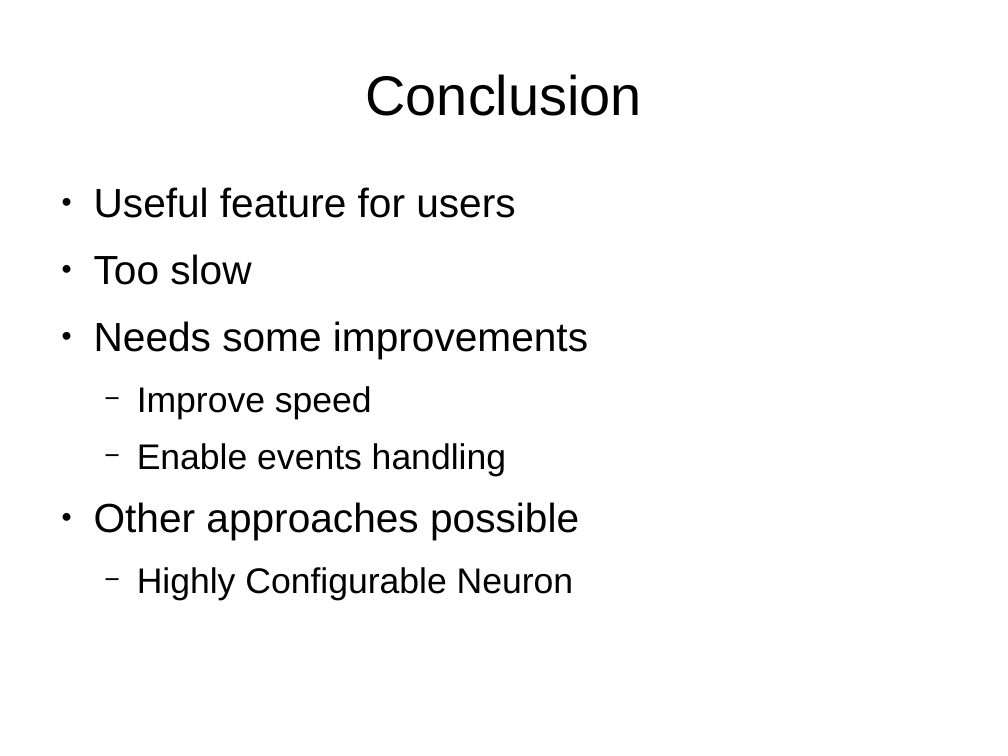
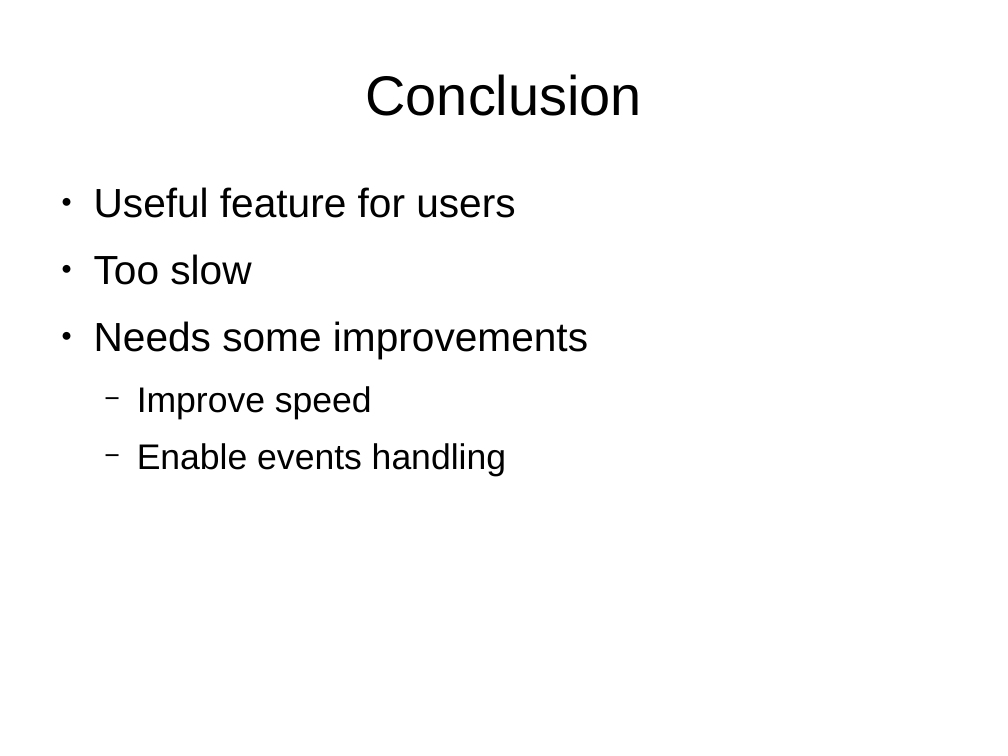
Before and after one commit to gewaltig/cython-neuron, a slide deck: slide 14 of doc/Bachelor Project Documentation/Presentation/Bachelor Project Presentation.odp. Drawn at 1008x756 pixels with LibreOffice and Linux fonts; fonts in the diff are those of the drawing. Boxes give left, top, right and bottom in pixels: in the first picture for what was removed or moved away, otherwise in the second. Text is boxed around its words. In the diff, an @@ line names an element or a change of style, - is before the commit and + after.

```diff
--- a/doc/Bachelor Project Documentation/Presentation/Bachelor Project Presentation.odp
+++ b/doc/Bachelor Project Documentation/Presentation/Bachelor Project Presentation.odp
@@ text at box(94, 502, 579, 601): paragraphs removed @@
-● Other approaches possible
-  − Highly Configurable Neuron
```
Also in this commit, not shown: 2 other slides changed, 32 other files.
